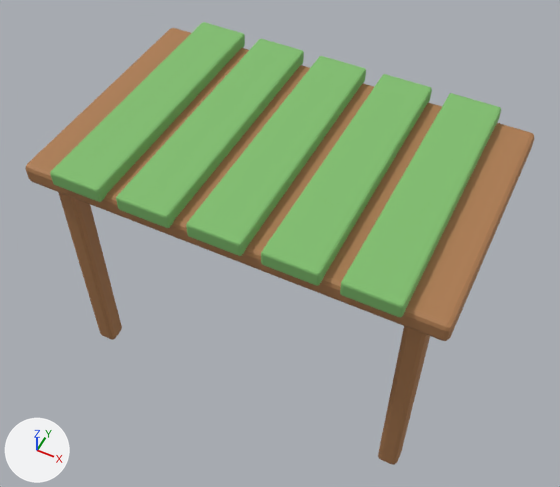
An edit to the glTF model client/assets/3d/pergola.glb, drawn before and after from the same camera.
Both versions are drawn from a 50 mm camera at (2.07, -4.23, 6.47) aimed at (0.0, -0.1, 1.3). Every picture has the same lights, and +X, +Y and +Z are marked at lower left. The picture after the commit comes second.

The scene before the commit, as lines of its bpy script (objects in view):
```python
me_cube_018 = bpy.data.meshes.new('Cube.018')
me_cube_018.from_pydata(...)  # 56 vertices, 108 faces; spans x -1.75..1.75, y -1.1..1.1, z -0.09..0.09
me_cube_018.materials.append(mat_pergola_wood)  # brown #ad7c50
me_cube_020 = bpy.data.meshes.new('Cube.020')
me_cube_020.from_pydata(...)  # 56 vertices, 108 faces; spans x -0.22..0.22, y -1.15..1.15, z -0.07..0.07
me_cube_020.materials.append(mat_pergola_vines)  # green #81bf6f
me_cube_021 = bpy.data.meshes.new('Cube.021')
me_cube_021.from_pydata(...)  # 56 vertices, 108 faces; spans x -0.22..0.22, y -1.15..1.15, z -0.07..0.07
me_cube_021.materials.append(mat_pergola_vines)  # green #81bf6f
ob_pergola_roof = bpy.data.objects.new('pergola_roof', me_cube_018)
ob_pergola_roof.location = (0.0, 0.0, 2.25)
ob_pergola_vine_001 = bpy.data.objects.new('pergola_vine.001', me_cube_020)
ob_pergola_vine_001.location = (-0.6, 0.0, 2.38)
ob_pergola_vine_002 = bpy.data.objects.new('pergola_vine.002', me_cube_021)
ob_pergola_vine_002.location = (0.0, 0.0, 2.38)
# also in view: 'pergola_vine.003' at (0.6, 0.0, 2.38); 'pergola_vine.004' at (1.2, 0.0, 2.38); 'pergola_vine' at (-1.2, 0.0, 2.38); 'pergola_post.002' at (1.5, -0.9, 1.1); 'pergola_post' at (-1.5, -0.9, 1.1)
```
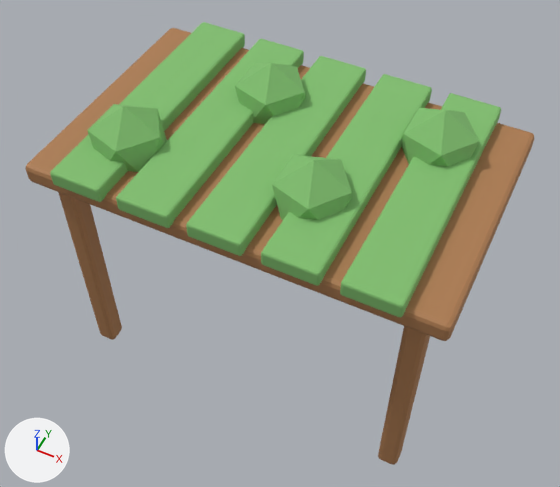
Changed parts and their boxes [x1, y1, x2, y2] in the pictures (560 x 487 px):
'pergola_leaf_2', added (green)
    after: [272, 155, 352, 220]
'pergola_leaf_0', added (green)
    after: [87, 104, 167, 172]
'pergola_leaf_3', added (green)
    after: [402, 108, 479, 167]
'pergola_leaf_1', added (green)
    after: [235, 63, 305, 124]

The change, as a list of edits to the scene's bpy script:
```text
Add me_icosphere_014:
    me_icosphere_014.from_pydata(...)  # an icosphere of 20 faces spanning x -0.304..0.304, y -0.289..0.289, z -0.34..0.34
    me_icosphere_014.materials.append(mat_pergola_vines)  # green #81bf6f
Add ob_pergola_leaf_3:
    ob_pergola_leaf_3 = bpy.data.objects.new('pergola_leaf_3', me_icosphere_014)
    ob_pergola_leaf_3.location = (1.1, 0.5, 2.42)
Add ob_pergola_leaf_2:
    ob_pergola_leaf_2 = bpy.data.objects.new('pergola_leaf_2', me_icosphere_014.copy())
    ob_pergola_leaf_2.location = (0.45, -0.45, 2.42)
Add ob_pergola_leaf_1:
    ob_pergola_leaf_1 = bpy.data.objects.new('pergola_leaf_1', me_icosphere_014.copy())
    ob_pergola_leaf_1.location = (-0.35, 0.45, 2.42)
Add ob_pergola_leaf_0:
    ob_pergola_leaf_0 = bpy.data.objects.new('pergola_leaf_0', me_icosphere_014.copy())
    ob_pergola_leaf_0.location = (-1.1, -0.55, 2.42)
```
